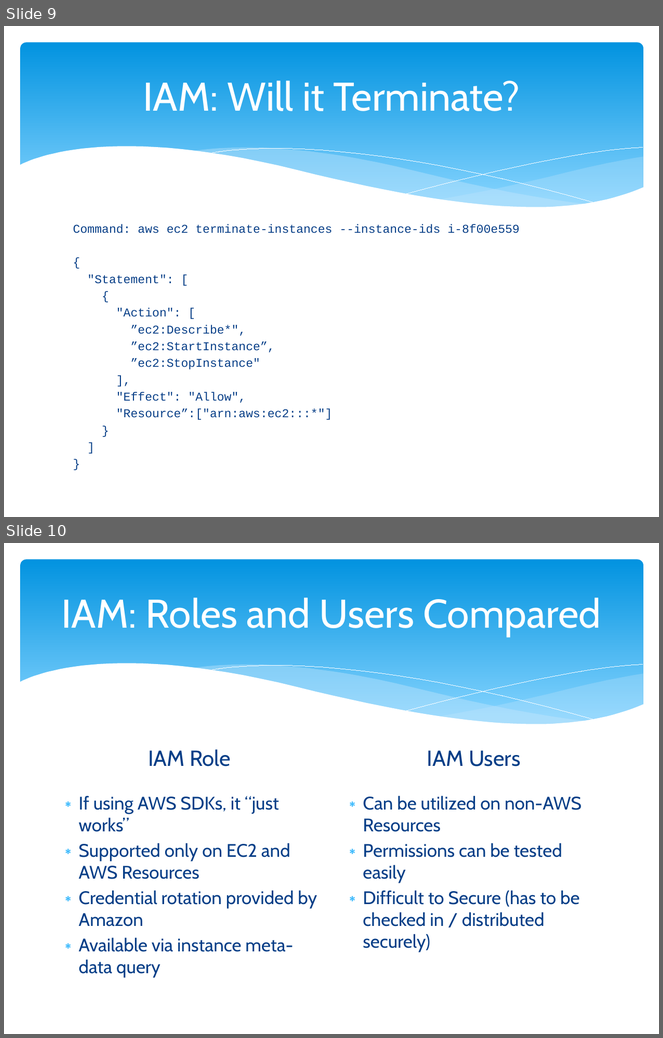
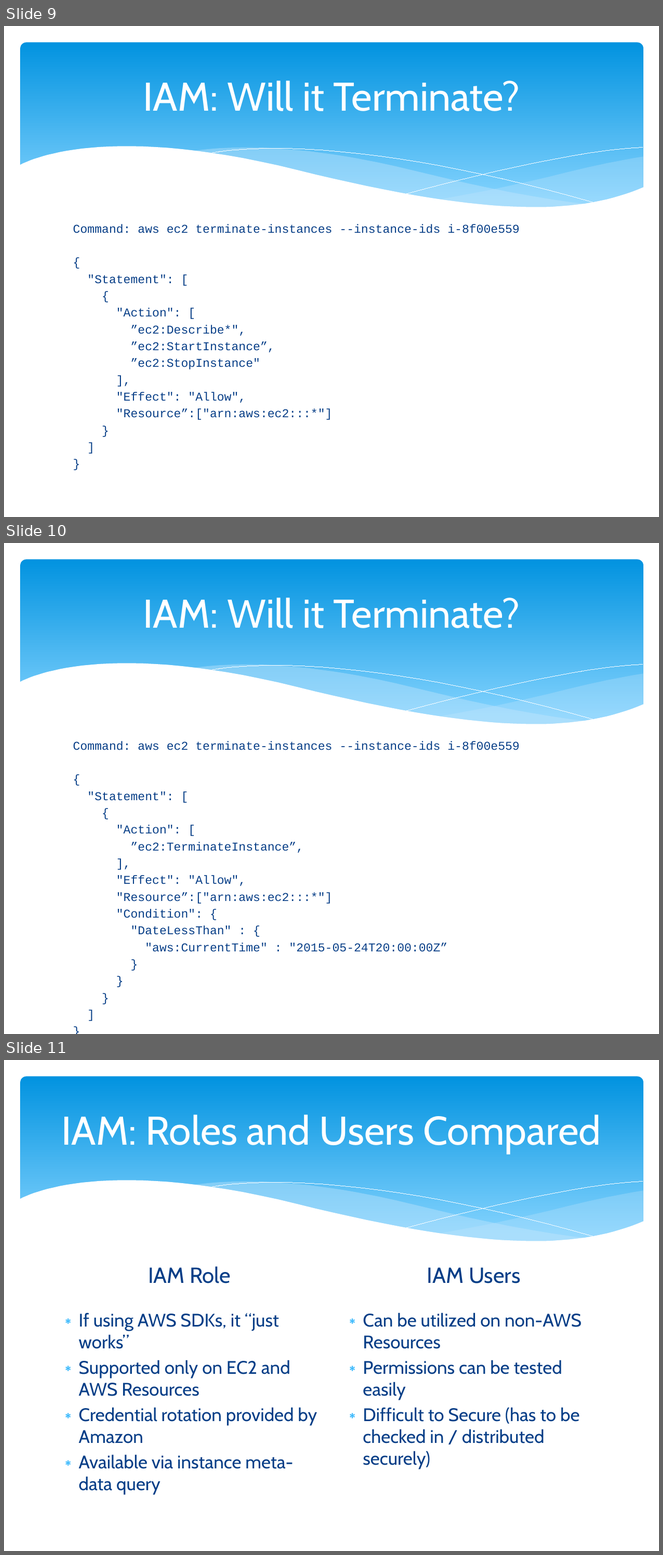
Before and after one commit to cloudavail/awstraining, a slide deck: aws-iam/aws-iam.pptx. Shown one above the other, each under a label of ours: slides 9 and 10 before the commit, slides 9, 10 and 11 after it. The pictures are 663x1038 and 663x1555 pixels, drawn with LibreOffice and Linux fonts; fonts in the diff are those of the drawing. Boxes give left, top, right and bottom in pixels: in the first picture for what was removed or moved away, otherwise in the second. Text is boxed around its words. In the diff, an @@ line names an element or a change of style, - is before the commit and + after.

Commit message:
one more IAM will it delete

```diff
--- a/aws-iam/aws-iam.pptx
+++ b/aws-iam/aws-iam.pptx
@@ slide 10 added at (4, 543, 659, 1034), background #FFFFFF; not listed: 6 template elements that a slide beside it also shows @@
@@ title added at (143, 598, 520, 628), 44 pt, text #FFFFFF @@
+IAM: Will it Terminate?
@@ text added at (73, 741, 520, 952), 13.2 pt, text #073E87 @@
+Command: aws ec2 terminate-instances --instance-ids i-8f00e559
+{
+"Statement": [
+{
+"Action": [
+”ec2:TerminateInstance”,
+],
+"Effect": "Allow",
+"Resource”:["arn:aws:ec2:::*"]
+"Condition": {
+"DateLessThan" : {
+"aws:CurrentTime" : "2015-05-24T20:00:00Z”
+}
+}
+}
+]
+}
@@ what was slide 10 is now slide 11 @@
```
Also in this commit, not shown: 2 slides changed.
